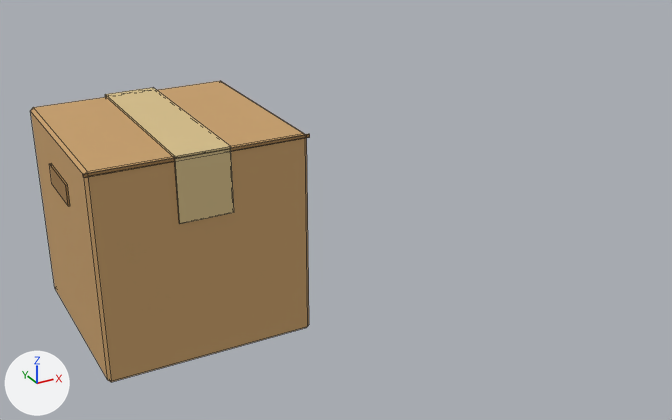
A saved change to the Blender file assets/blend/FUR_CardboardBox.blend.
Before and after are seen from a 50 mm camera at (-2.58, -8.02, 4.71) aimed at (1.81, -0.03, 0.72). Lighting does not change. The marker at lower left points along +X, +Y and +Z. The picture after the commit comes second. Mesh edges are drawn as thin lines.

Script lines for the objects in view, before the commit:
```python
me_fur_cardboardbox = bpy.data.meshes.new('FUR_CardboardBox')
me_fur_cardboardbox.from_pydata(...)  # 72 vertices, 62 faces; spans x -1.01..1.01, y -1.02..1.02, z 0.0..2.02
me_fur_cardboardbox.materials.append(mat_md_palette)  # picture img_palette
ob_fur_cardboardbox = bpy.data.objects.new('FUR_CardboardBox', me_fur_cardboardbox)
ob_fur_cardboardbox.location = (0.0, 0.0, 0.0)
```
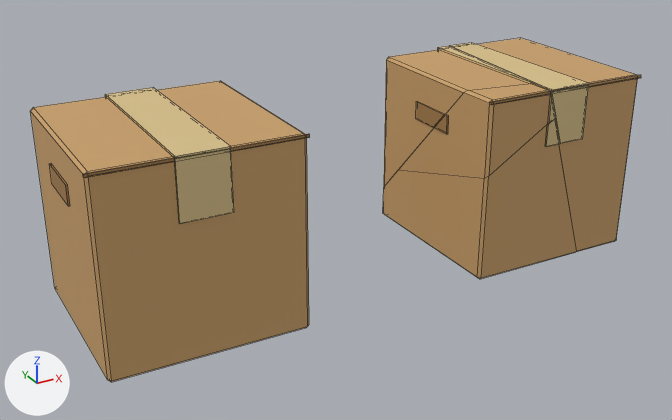
Where the change shows, as pixel boxes [x1, y1, x2, y2] in the pictures (672 x 420 px):
'FUR_CardboardBox_Frac_1', added (brown): after [383, 118, 576, 279]
'FUR_CardboardBox_Frac_2', added (brown): after [451, 38, 641, 252]
'FUR_CardboardBox_Frac_4', added (brown): after [399, 82, 556, 178]
'FUR_CardboardBox_Frac_3', added (brown): after [384, 46, 532, 186]

Diff of the bpy script that builds the scene:
```diff
--- a/assets/blend/FUR_CardboardBox.blend.py
+++ b/assets/blend/FUR_CardboardBox.blend.py
@@ img_palette @@
-img_palette = load_image('palette', 'palette.png', 512, 512, 'sRGB')
+img_palette = load_image('palette.png', 'palette.png', 512, 512, 'sRGB')
@@ me_fur_cardboardbox_frac_4 @@
+me_fur_cardboardbox_frac_4.from_pydata(...)  # 41 vertices, 32 faces; spans x -1.02..-0.06, y -1.02..0.66, z 0.71..2.02
+me_fur_cardboardbox_frac_4.materials.append(mat_md_palette)  # picture img_palette
@@ me_fur_cardboardbox_frac_3 @@
+me_fur_cardboardbox_frac_3.from_pydata(...)  # 35 vertices, 27 faces; spans x -1.02..0.51, y -0.71..1.02, z 0.1..2.02
+me_fur_cardboardbox_frac_3.materials.append(mat_md_palette)  # picture img_palette
@@ me_fur_cardboardbox_frac_2 @@
+me_fur_cardboardbox_frac_2.from_pydata(...)  # 64 vertices, 50 faces; spans x -0.25..1.02, y -1.02..1.02, z 0.0..2.02
+me_fur_cardboardbox_frac_2.materials.append(mat_md_palette)  # picture img_palette
@@ me_fur_cardboardbox_frac_1 @@
+me_fur_cardboardbox_frac_1.from_pydata(...)  # 26 vertices, 20 faces; spans x -1.0..0.54, y -1.02..1.0, z 0.0..1.7
+me_fur_cardboardbox_frac_1.materials.append(mat_md_palette)  # picture img_palette
@@ ob_fur_cardboardbox_frac_4 @@
+ob_fur_cardboardbox_frac_4 = bpy.data.objects.new('FUR_CardboardBox_Frac_4', me_fur_cardboardbox_frac_4)
+ob_fur_cardboardbox_frac_4.location = (4.03, 0.0, 0.0)
@@ ob_fur_cardboardbox_frac_3 @@
+ob_fur_cardboardbox_frac_3 = bpy.data.objects.new('FUR_CardboardBox_Frac_3', me_fur_cardboardbox_frac_3)
+ob_fur_cardboardbox_frac_3.location = (4.03, 0.0, 0.0)
@@ ob_fur_cardboardbox_frac_2 @@
+ob_fur_cardboardbox_frac_2 = bpy.data.objects.new('FUR_CardboardBox_Frac_2', me_fur_cardboardbox_frac_2)
+ob_fur_cardboardbox_frac_2.location = (4.03, 0.0, 0.0)
@@ ob_fur_cardboardbox_frac_1 @@
+ob_fur_cardboardbox_frac_1 = bpy.data.objects.new('FUR_CardboardBox_Frac_1', me_fur_cardboardbox_frac_1)
+ob_fur_cardboardbox_frac_1.location = (4.03, 0.0, 0.0)
```
